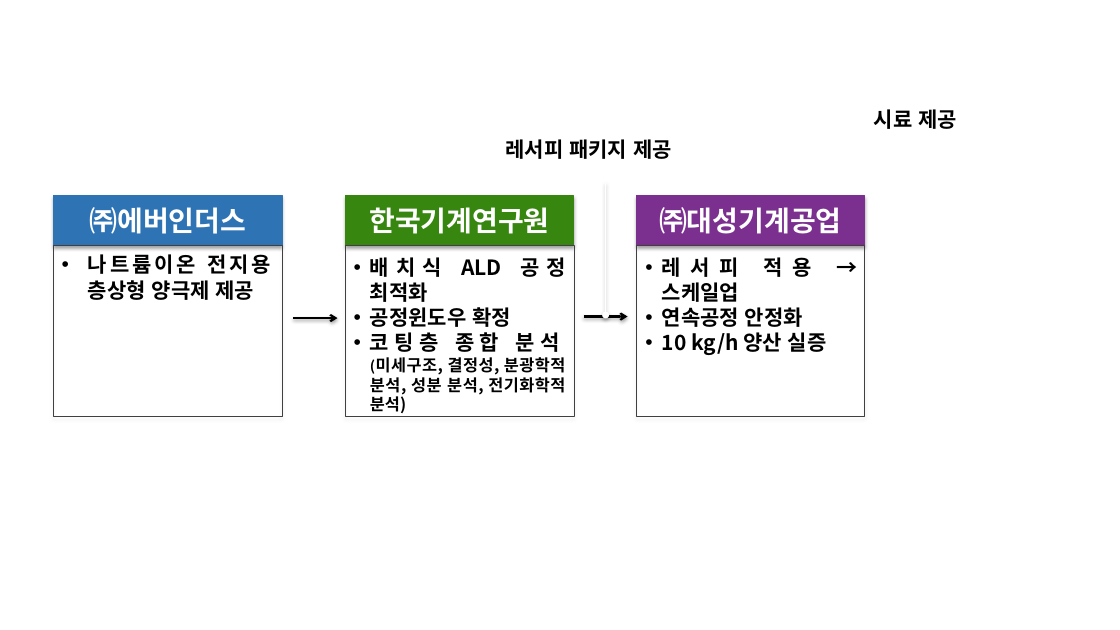
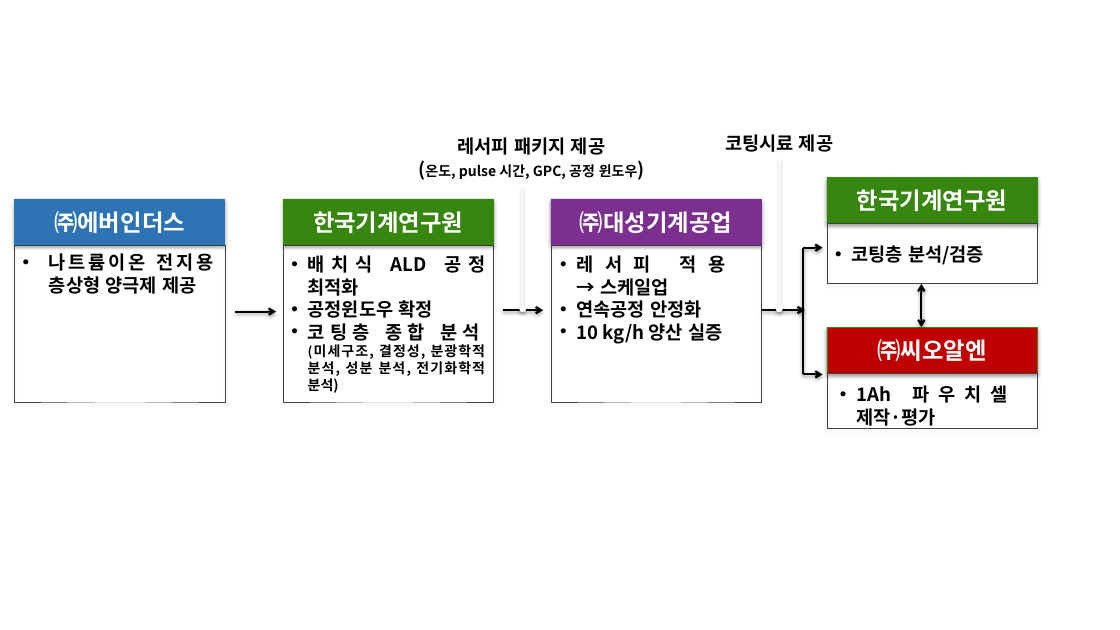
Before and after one commit to Logos365/SMLEE, a slide deck: slide 7 of 030_Project/032_Proposed Project/08_2026년 첨단소재 사업화 기술 개발(성과확장형)/연구개발계획서_기계연_KIMM_그림_v1.pptx.pptx. Drawn at 1120x630 pixels with LibreOffice and Linux fonts; fonts in the diff are those of the drawing. Boxes give left, top, right and bottom in pixels: in the first picture for what was removed or moved away, otherwise in the second. Text is boxed around its words. In the diff, an @@ line names an element or a change of style, - is before the commit and + after.

```diff
--- a/030_Project/032_Proposed Project/08_2026년 첨단소재 사업화 기술 개발(성과확장형)/연구개발계획서_기계연_KIMM_그림_v1.pptx.pptx
+++ b/030_Project/032_Proposed Project/08_2026년 첨단소재 사업화 기술 개발(성과확장형)/연구개발계획서_기계연_KIMM_그림_v1.pptx.pptx
@@ text at [425, 137, 638, 179]: text changed; size 18 to 12 pt @@
-레서피 패키지 제공
+레서피 패키지 제공
+(온도, pulse 시간, GPC, 공정 윈도우)
@@ text at [725, 134, 833, 152]: text changed; size 18 to 16 pt @@
-시료 제공
+코팅시료 제공
@@ arrow added from (779, 159) to (779, 309), #FFFFFF 0.75 pt @@
@@ rectangle "㈜에버인더스": place and size @@
-rectangle "㈜에버인더스" at [54, 196, 282, 245]
+rectangle "㈜에버인더스" at [14, 199, 224, 245]
@@ rectangle "한국기계연구원": place and size @@
-rectangle "한국기계연구원" at [345, 196, 573, 245]
+rectangle "한국기계연구원" at [283, 199, 493, 245]
@@ arrow moved from (605, 183) - (605, 315) to (522, 187) - (522, 309) @@
@@ size 24 to 20 pt in 3 elements at [14, 199, 224, 245], [283, 199, 493, 245], [551, 199, 761, 245] @@
@@ rectangle "㈜대성기계공업": place and size @@
-rectangle "㈜대성기계공업" at [636, 196, 864, 245]
+rectangle "㈜대성기계공업" at [551, 199, 761, 245]
@@ text "나트륨이온 전지용 층상형 양극제 제공": place and size @@
-text "나트륨이온 전지용 층상형 양극제 제공" at [88, 254, 271, 300]
+text "나트륨이온 전지용 층상형 양극제 제공" at [49, 253, 213, 294]
@@ text "나트륨이온 전지용 층상형 양극제 제공" at [49, 253, 213, 294]: size 18 to 16 pt @@
@@ rectangle: place and size @@
-rectangle at [54, 245, 282, 416]
+rectangle at [14, 245, 224, 402]
@@ text "배치식 ALD 공정 최적화": place and size @@
-text "배치식 ALD 공정 최적화" at [370, 257, 566, 413]
+text "배치식 ALD 공정 최적화" at [308, 255, 485, 393]
@@ text "배치식 ALD 공정 최적화" at [308, 255, 485, 393]: size 18 to 16 pt in "배치식 ALD 공정 최적화", "공정윈도우 확정", "코팅층 종합 분석"; size 12 to 11 pt in "(미세구조,"; size 14 to 12 pt in "(미세구조, 결정성, 분광학적 분석, 성분 분석, 전기화학적 ..." @@
@@ rectangle: place and size @@
-rectangle at [345, 245, 573, 416]
+rectangle at [283, 245, 493, 402]
@@ rectangle: place and size @@
-rectangle at [636, 245, 864, 416]
+rectangle at [551, 245, 761, 402]
@@ text "레서피 적용 → 스케일업" at [576, 255, 725, 344]: size 18 to 16 pt @@
@@ text "레서피 적용 → 스케일업": place and size @@
-text "레서피 적용 → 스케일업" at [662, 257, 827, 355]
+text "레서피 적용 → 스케일업" at [576, 255, 725, 344]
@@ line added from (803, 248) to (803, 374), #000000 1.75 pt @@
@@ arrow added from (803, 248) to (822, 248), #000000 1.75 pt @@
@@ group added at [827, 177, 1037, 428]: 4 rectangles, 1 text @@
+한국기계연구원
+㈜씨오알엔
+• 코팅층 분석/검증
@@ double arrow added from (921, 284) to (921, 327), #000000 1.75 pt @@
@@ arrow moved from (293, 318) - (338, 318) to (235, 311) - (276, 311) @@
@@ arrow moved from (584, 317) - (627, 317) to (502, 310) - (543, 310) @@
@@ arrow added from (761, 310) to (804, 310), #000000 1.75 pt @@
@@ arrow added from (803, 374) to (822, 374), #000000 1.75 pt @@
@@ text added at [856, 385, 1007, 429], 16 pt, text #000000, bold @@
+• 1Ah 파우치셀
+  제작·평가
```
Also in this commit, not shown: 1 other file.
